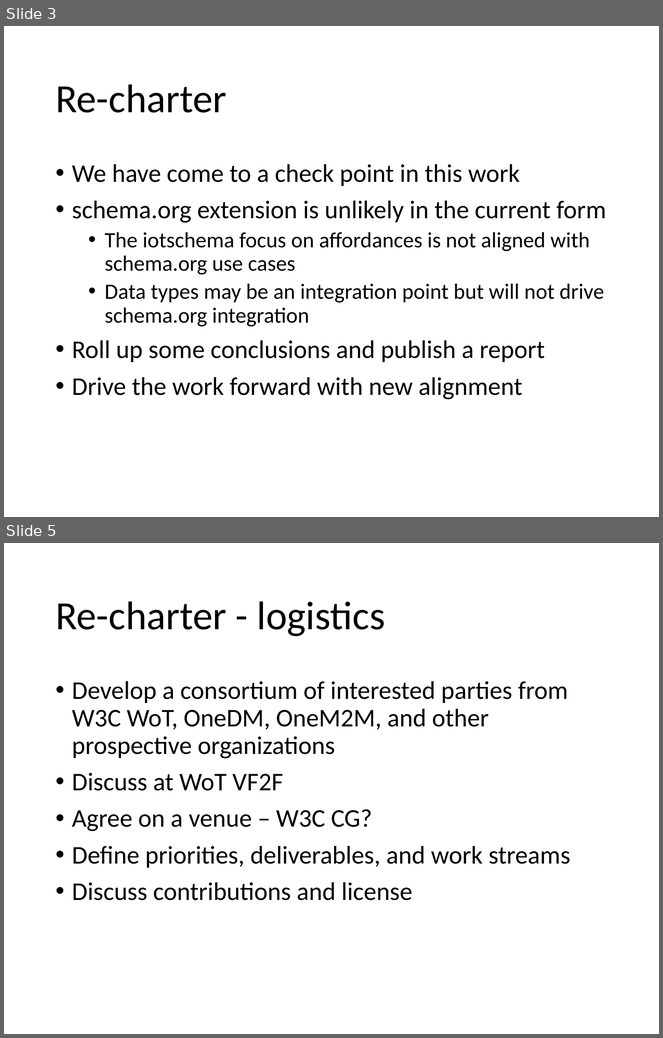
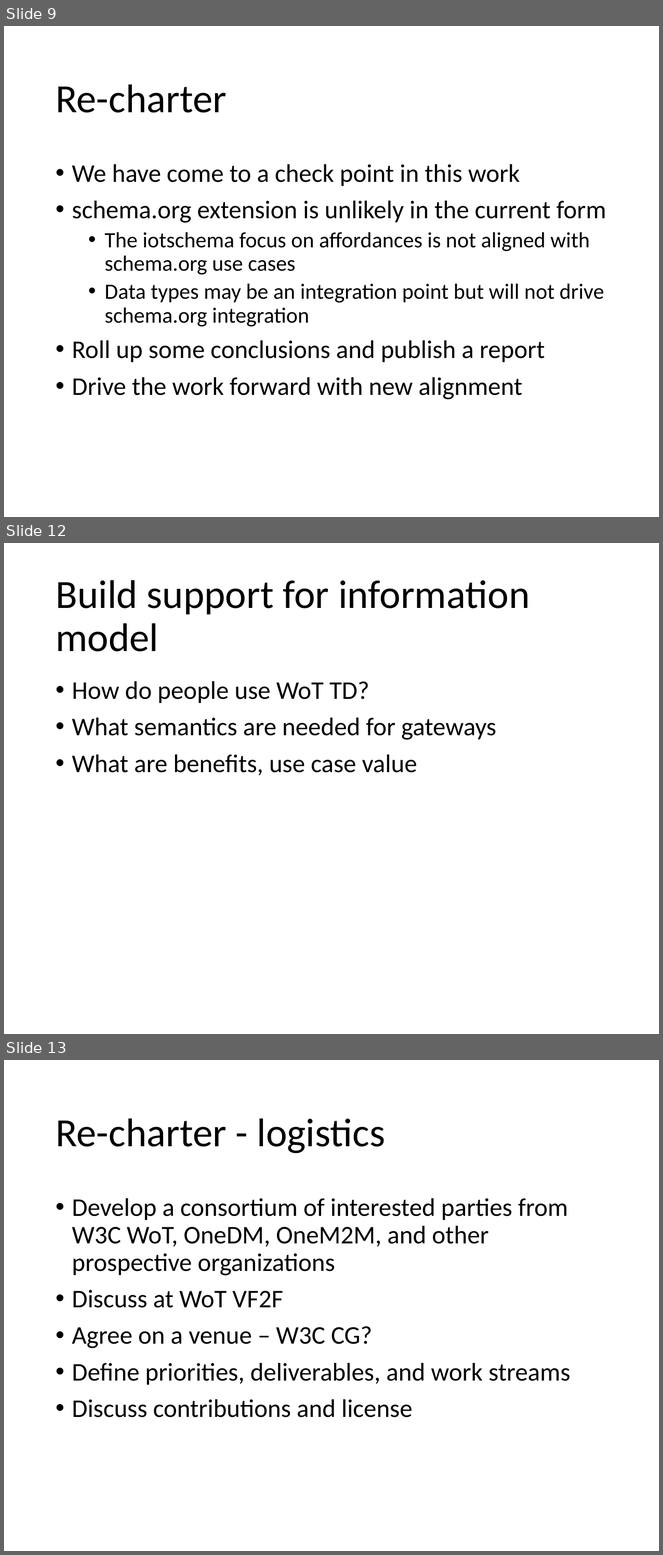
Before and after one commit to iot-schema-collab/teleconferences, a slide deck: iotschema-20210318.pptx. Shown one above the other, each under a label of ours: slides 3 and 5 before the commit, slides 9, 12 and 13 after it; the slides between them are not shown. The pictures are 663x1038 and 663x1555 pixels, drawn with LibreOffice and Linux fonts; fonts in the diff are those of the drawing. Boxes give left, top, right and bottom in pixels: in the first picture for what was removed or moved away, otherwise in the second. Text is boxed around its words. In the diff, an @@ line names an element or a change of style, - is before the commit and + after.

```diff
--- a/iotschema-20210318.pptx
+++ b/iotschema-20210318.pptx
@@ slide 12 added at bbox=[4, 543, 659, 1034], background #FFFFFF @@
@@ title added at bbox=[55, 580, 530, 652], 44 pt, text #000000 @@
+Build support for information model
@@ text added at bbox=[72, 681, 496, 775], 28 pt, text #000000 @@
+• How do people use WoT TD?
+• What semantics are needed for gateways
+• What are benefits, use case value
@@ what was slide 3 is now slide 9 @@
@@ what was slide 5 is now slide 13 @@
```
Also in this commit, not shown: 1 slide changed, 7 other slides added, 1 other file.
